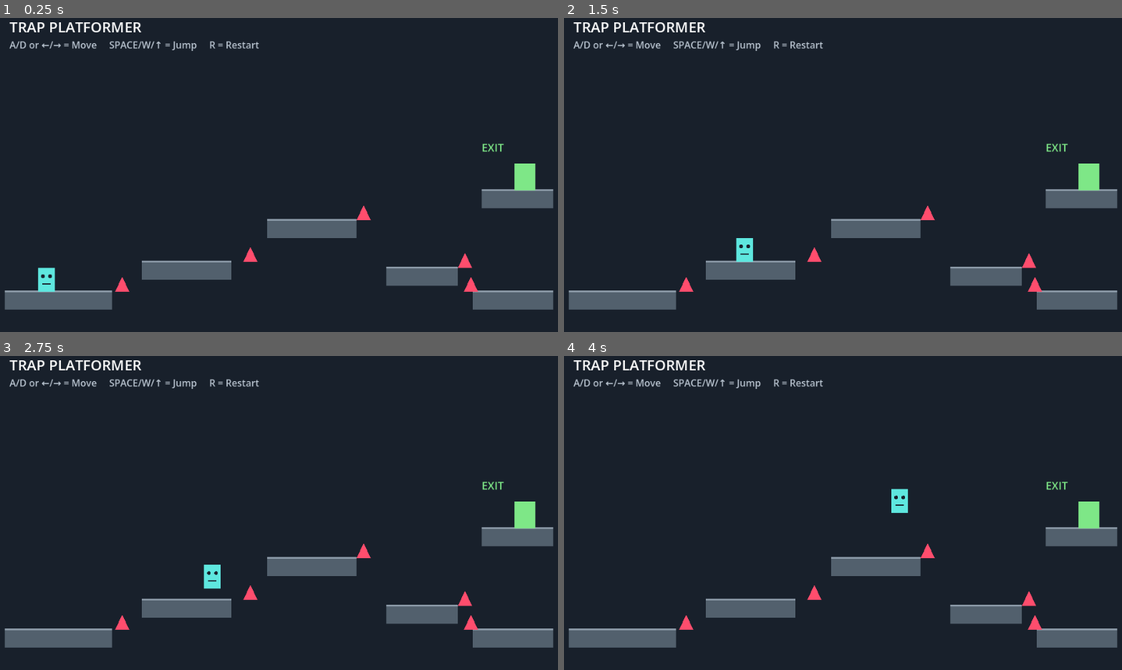
Above: before the commit, frames 1-4 (two rows, left to right).
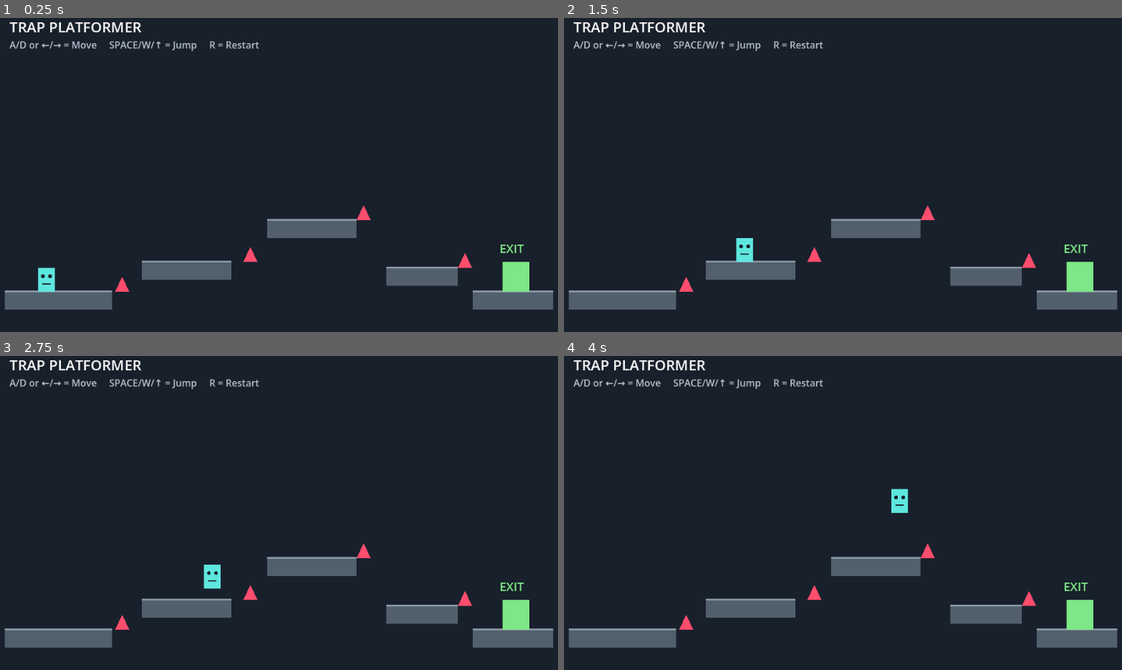
Above: after the commit, the same moments.

Repository: HimaBindhu-j/trap-platformer
Game: Godot game, scene res://Main.tscn
Same seed, same stepped clock (60 frames per second), same inputs: the game is played once before the commit and once after it.
Inputs:
- Up to frame 1 (0.25 s): no input
- Up to frame 2 (1.5 s): tap Enter at 0.5 s; hold D (move_right) from 0.53 s (still down); tap Space (jump) at 0.77 s
- Up to frame 3 (2.75 s): tap Space (jump) at 1.52 s; release D (move_right) at 2.03 s; hold A (move_left) from 2.03 s (still down)
- Up to frame 4 (4 s): release A (move_left) at 2.78 s; hold D (move_right) from 2.78 s (still down); tap Space (jump) at 3.02, 3.77 s

The runs differ from the first frame. In frame 1, 1.7% of the frame differs, in the area x 83-100%, y 39-88%; in frame 2, 1.7%; in frame 3, 1.7%; in frame 4, 1.7%.

Commit message:
Make level playable and fix exit

Diff:
--- a/trap_platformer/Level.gd
+++ b/trap_platformer/Level.gd
@@ -5,7 +5,6 @@
 	Rect2(250, 420, 150, 30),
 	Rect2(460, 350, 150, 30),
 	Rect2(660, 430, 120, 30),
-	Rect2(820, 300, 120, 30),
 	Rect2(805, 470, 135, 30)
 ]
 
@@ -13,8 +12,7 @@
 	Vector2(205, 470),
 	Vector2(420, 420),
 	Vector2(610, 350),
-	Vector2(780, 430),
-	Vector2(790, 470)
+	Vector2(780, 430)
 ]
 
 func _ready():
@@ -22,9 +20,11 @@
 		var body := StaticBody2D.new()
 		var shape := CollisionShape2D.new()
 		var rect := RectangleShape2D.new()
+
 		rect.size = p.size
 		shape.shape = rect
 		body.position = p.position + p.size / 2.0
+
 		body.add_child(shape)
 		add_child(body)
 
@@ -42,15 +42,42 @@
 
 		spike.body_entered.connect(_on_spike_body_entered)
 
+	# Exit collision area
+	var exit_area := Area2D.new()
+	var exit_shape := CollisionShape2D.new()
+	var exit_rect := RectangleShape2D.new()
+
+	exit_rect.size = Vector2(45, 50)
+	exit_shape.shape = exit_rect
+
+	exit_area.position = Vector2(877.5, 445)
+	exit_area.add_child(exit_shape)
+	add_child(exit_area)
+
+	exit_area.body_entered.connect(_on_exit_body_entered)
+
 	queue_redraw()
+
+
 func _on_spike_body_entered(body):
 	if body.name == "Player":
 		get_parent().kill_player()
 
+
+func _on_exit_body_entered(body):
+	if body.name == "Player":
+		get_parent().win_level()
+
+
 func _draw():
 	for p in platforms:
 		draw_rect(p, Color("#52606d"))
-		draw_line(p.position, p.position + Vector2(p.size.x, 0), Color("#8c9aa8"), 3)
+		draw_line(
+			p.position,
+			p.position + Vector2(p.size.x, 0),
+			Color("#8c9aa8"),
+			3
+		)
 
 	for s in spikes:
 		var pts = PackedVector2Array([
@@ -58,9 +85,21 @@
 			s + Vector2(12, -25),
 			s + Vector2(24, 0)
 		])
+
 		draw_colored_polygon(pts, Color("#ff4d6d"))
 
 	# Exit
-	draw_rect(Rect2(875, 255, 35, 45), Color("#7ee787"))
-	draw_string(ThemeDB.fallback_font, Vector2(820, 235),
-		"EXIT", HORIZONTAL_ALIGNMENT_LEFT, -1, 18, Color("#7ee787"))
+	draw_rect(
+		Rect2(855, 420, 45, 50),
+		Color("#7ee787")
+	)
+
+	draw_string(
+		ThemeDB.fallback_font,
+		Vector2(850, 405),
+		"EXIT",
+		HORIZONTAL_ALIGNMENT_LEFT,
+		-1,
+		20,
+		Color("#7ee787")
+	)
